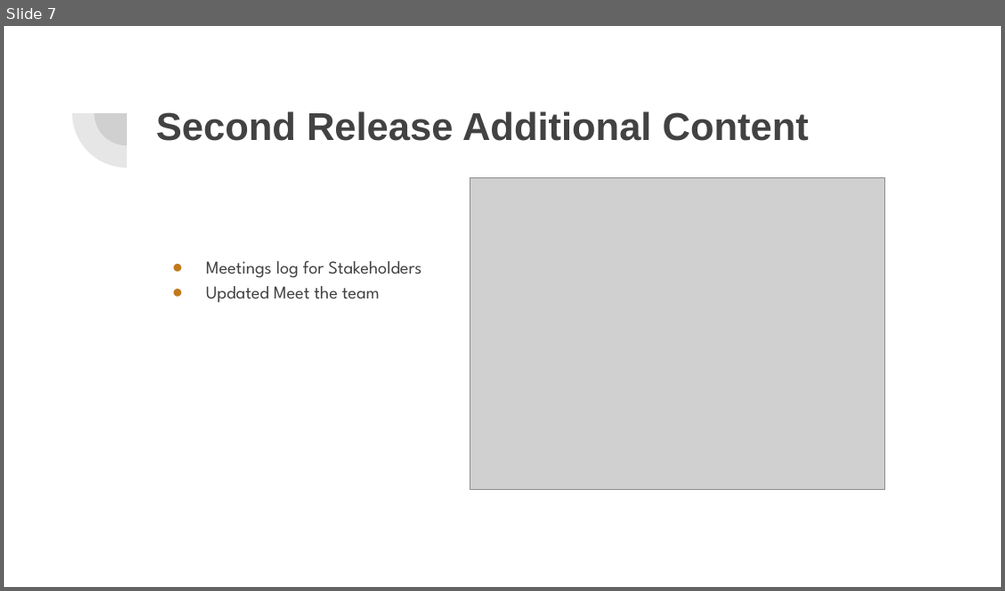
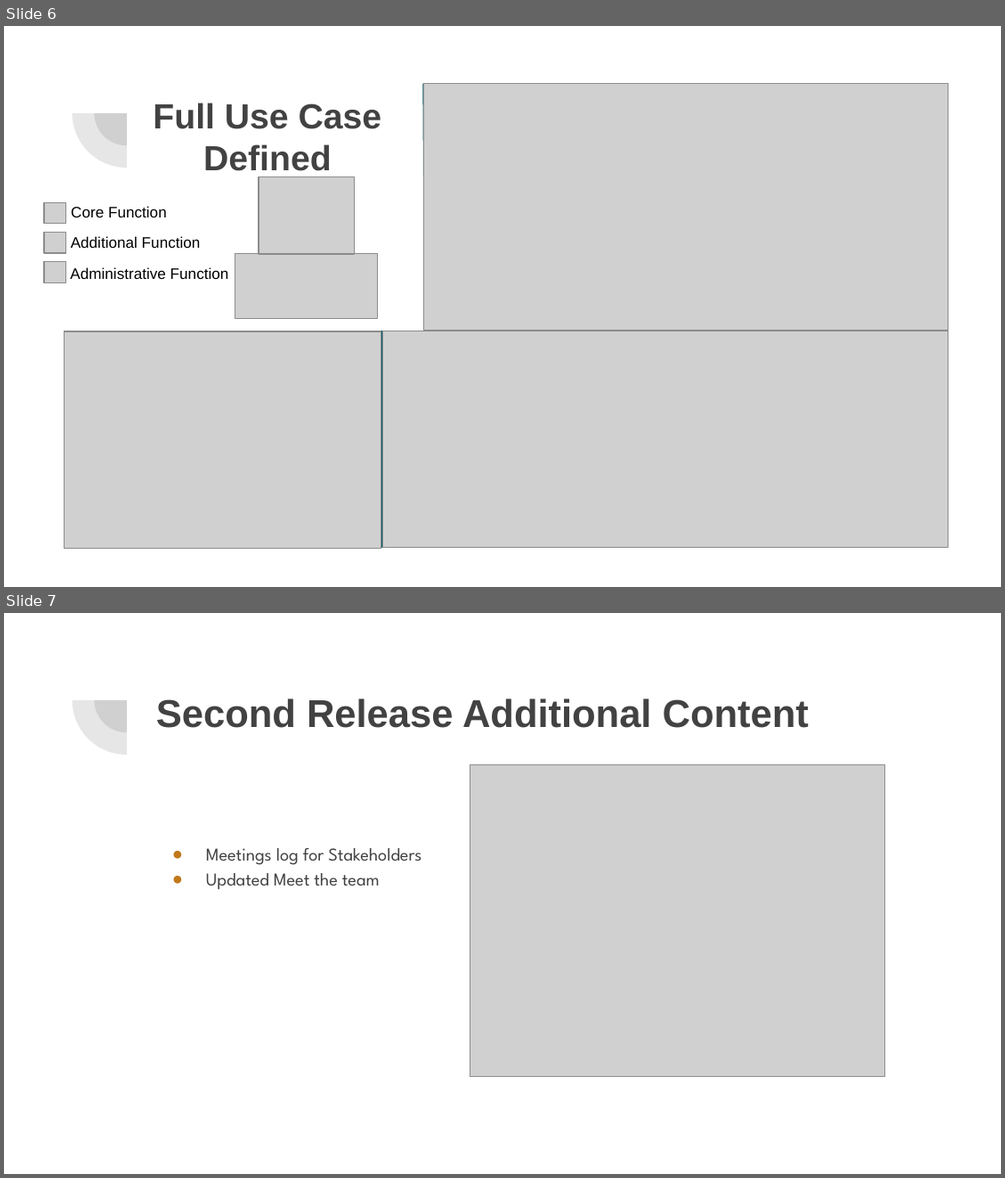
Before and after one commit to Andriy-Prystaiko/software-engineering-project, a slide deck: Sprint 2 SD3 Stake holder presentation.pptx. Shown one above the other, each under a label of ours: slide 7 before the commit, slides 6 and 7 after it. The pictures are 1005x591 and 1005x1178 pixels, drawn with LibreOffice and Linux fonts; fonts in the diff are those of the drawing; grey boxes stand for pictures. Boxes give left, top, right and bottom in pixels: in the first picture for what was removed or moved away, otherwise in the second. Text is boxed around its words. In the diff, an @@ line names an element or a change of style, - is before the commit and + after.

Commit message:
Sprint 2 Presentation with Defined Use Cases

```diff
--- a/Sprint 2 SD3 Stake holder presentation.pptx
+++ b/Sprint 2 SD3 Stake holder presentation.pptx
@@ slide 6 added at [4, 26, 1001, 587], background #FFFFFF; not listed: 2 template elements that a slide beside it also shows @@
@@ title added at [153, 103, 382, 177], 25.2 pt, text #424242, bold @@
+Full Use Case Defined
@@ line added from (422, 84) to (425, 331), #086374 0.75 pt @@
@@ picture added at [424, 84, 948, 330] @@
@@ picture added at [259, 176, 354, 253] @@
@@ picture added at [235, 253, 378, 318] @@
@@ group added at [44, 202, 229, 283]: 3 pictures, 3 texts @@
+Core Function
+Additional Function
+Administrative Function
@@ line added from (64, 331) to (948, 331), #086374 0.75 pt @@
@@ picture added at [64, 331, 380, 548] @@
@@ line added from (381, 331) to (381, 548), #086374 0.75 pt @@
@@ picture added at [383, 331, 948, 548] @@
```
Also in this commit, not shown: 1 slide removed.
